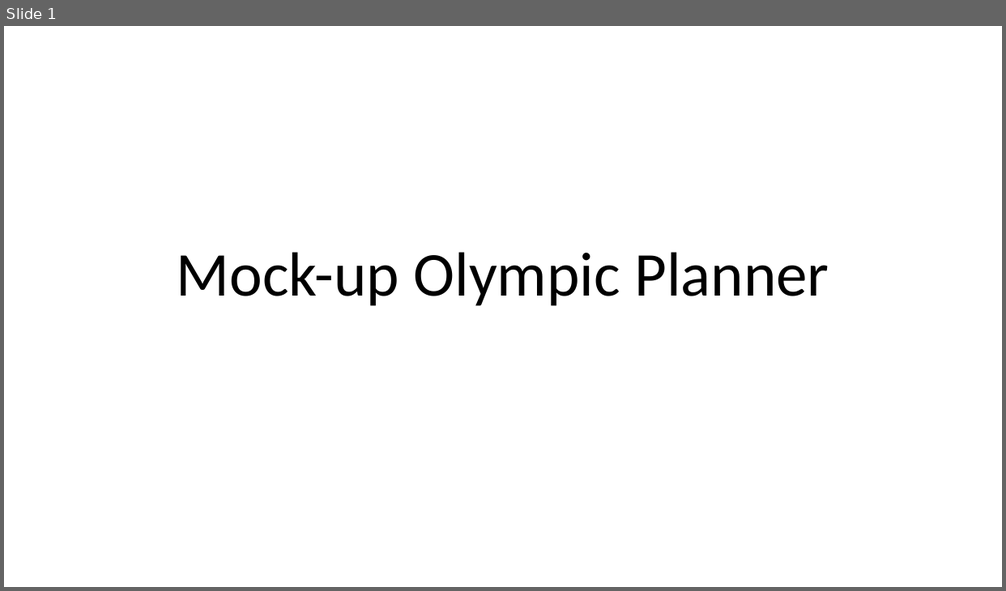
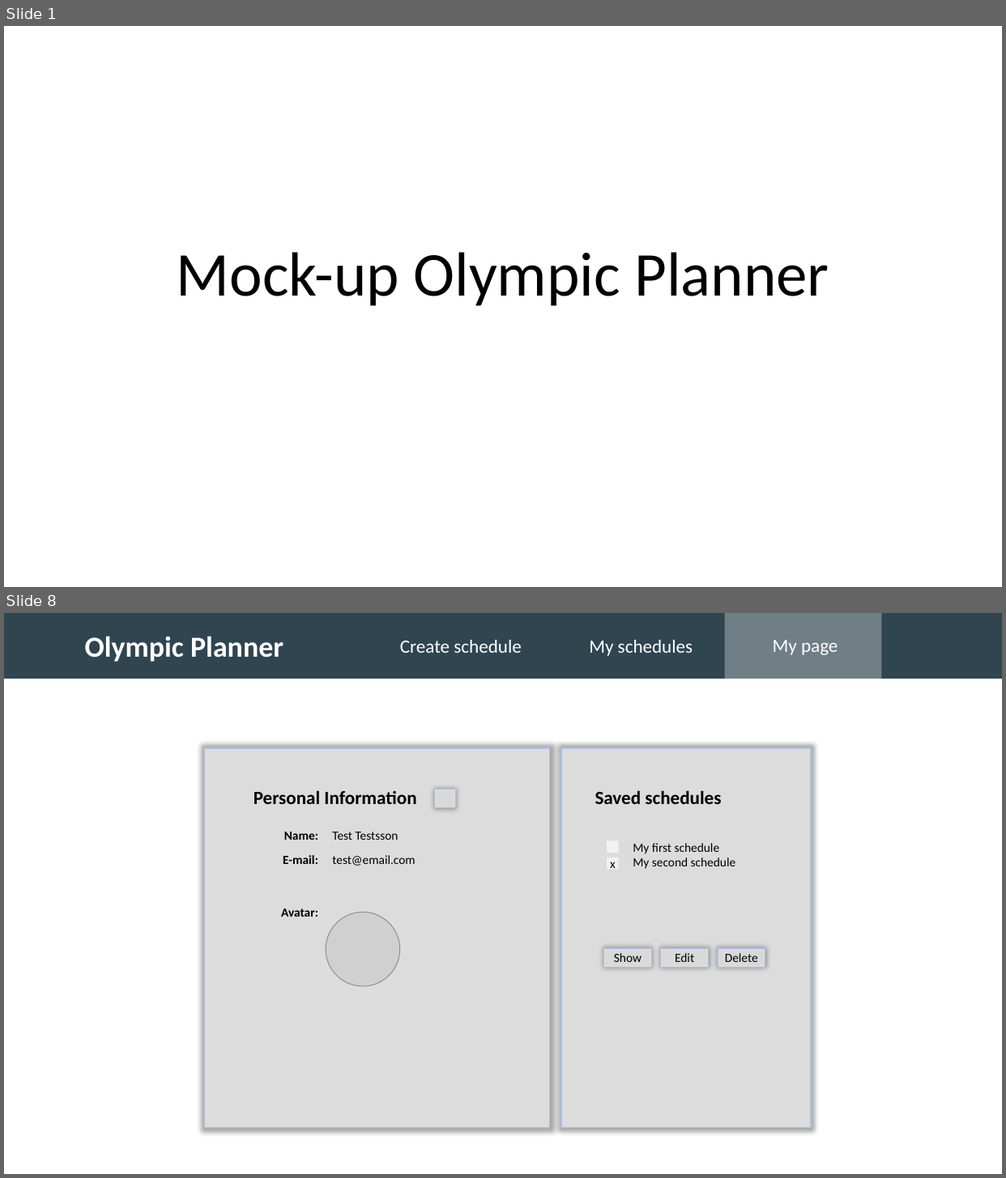
Before and after one commit to Ekajsa/OlympicPlanner, a slide deck: documentation/Mock-up.pptx. Shown one above the other, each under a label of ours: slide 1 before the commit, slides 1 and 8 after it; the slides between them are not shown. The pictures are 1006x591 and 1006x1178 pixels, drawn with LibreOffice and Linux fonts; fonts in the diff are those of the drawing; grey boxes stand for pictures; background and template pictures are left out. Boxes give left, top, right and bottom in pixels: in the first picture for what was removed or moved away, otherwise in the second. Text is boxed around its words. In the diff, an @@ line names an element or a change of style, - is before the commit and + after.

```diff
--- a/documentation/Mock-up.pptx
+++ b/documentation/Mock-up.pptx
@@ slide 8 added at box(4, 613, 1002, 1174), background picture (left out) @@
@@ rectangle added at box(4, 613, 1002, 679), fill #304550, 28 pt, text #FFFFFF, bold @@
+Olympic Planner
@@ rectangle added at box(725, 613, 882, 679), fill #FFFFFF at 31% opacity @@
@@ text added at box(400, 640, 521, 653), 18 pt, text #FFFFFF @@
+Create schedule
@@ text added at box(589, 640, 692, 656), 18 pt, text #FFFFFF @@
+My schedules
@@ text added at box(773, 640, 837, 655), 18 pt, text #FFFFFF @@
+My page
@@ rectangle added at box(205, 748, 550, 1128), fill #E7E6E6 at 85% opacity, outline #ABC0E4 1 pt @@
@@ rectangle added at box(562, 748, 812, 1128), fill #E7E6E6 at 85% opacity, outline #ABC0E4 1 pt @@
@@ text added at box(253, 790, 416, 804), 18 pt, text #000000, bold @@
+Personal Information
@@ rectangle added at box(435, 790, 456, 808), fill #E7E6E6 at 85% opacity, outline #ABC0E4 1 pt @@
@@ text added at box(595, 790, 721, 804), 18 pt, text #000000, bold @@
+Saved schedules
@@ text added at box(283, 855, 318, 864), 12 pt, text #000000, bold @@
+E-mail:
@@ text added at box(284, 832, 318, 840), 12 pt, text #000000, bold @@
+Name:
@@ text added at box(332, 832, 398, 840), 12 pt, text #000000 @@
+Test Testsson
@@ text added at box(332, 855, 415, 866), 12 pt, text #000000 @@
+test@email.com
@@ rectangle added at box(607, 841, 619, 853), fill #F2F2F2 @@
@@ text added at box(633, 843, 736, 869), 12 pt, text #000000 @@
+My first schedule
+My second schedule
@@ rectangle added at box(607, 858, 619, 870), fill #F2F2F2, 12 pt, text #000000 @@
+x
@@ text added at box(281, 909, 318, 917), 12 pt, text #000000, bold @@
+Avatar:
@@ picture added at box(326, 913, 400, 986) @@
@@ rectangle added at box(604, 948, 651, 967), fill #E7E6E6 at 85% opacity, outline #ABC0E4 1 pt, 12 pt, text #000000 @@
+Show
@@ rectangle added at box(661, 948, 709, 967), fill #E7E6E6 at 85% opacity, outline #ABC0E4 1 pt, 12 pt, text #000000 @@
+Edit
@@ rectangle added at box(718, 948, 765, 967), fill #E7E6E6 at 85% opacity, outline #ABC0E4 1 pt, 12 pt, text #000000 @@
+Delete
```
Also in this commit, not shown: 9 slides changed, 1 other slide added.
